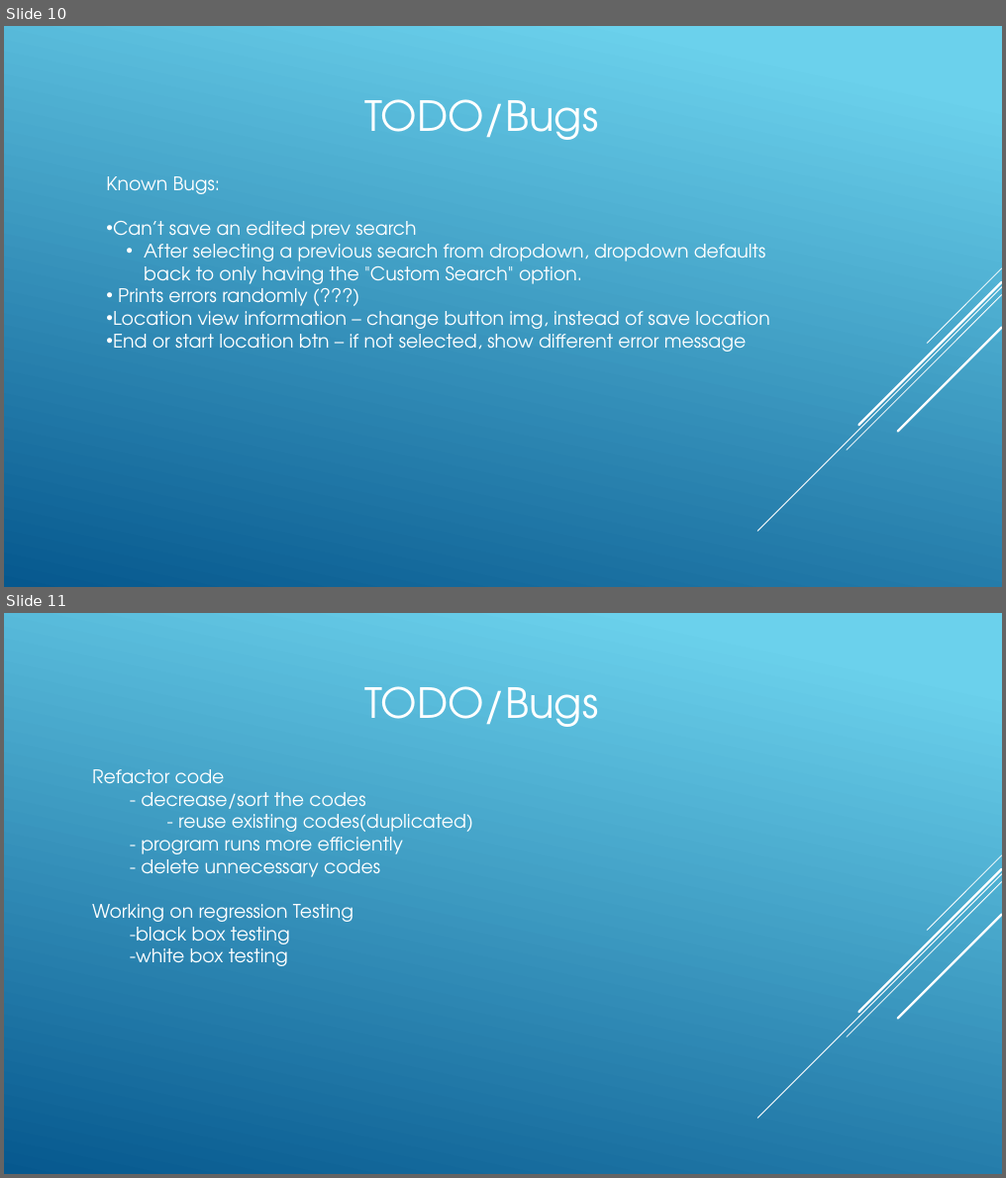
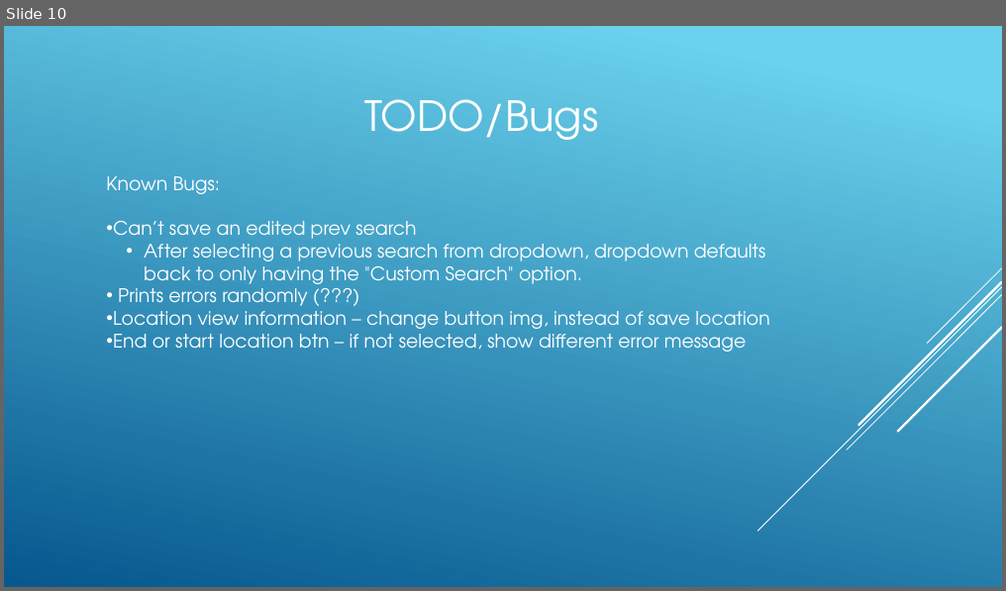
Before and after one commit to spawndys/Cava, a slide deck: Presentation.pptx. Shown one above the other, each under a label of ours: slides 10 and 11 before the commit, slide 10 after it. The pictures are 1006x1178 and 1006x591 pixels, drawn with LibreOffice and Linux fonts; fonts in the diff are those of the drawing. Boxes give left, top, right and bottom in pixels: in the first picture for what was removed or moved away, otherwise in the second. Text is boxed around its words. In the diff, an @@ line names an element or a change of style, - is before the commit and + after.

```diff
--- a/Presentation.pptx
+++ b/Presentation.pptx
@@ slide 11 removed at bbox=[4, 613, 1002, 1174], background gradient #6ED2EB to #06588E; not listed: 5 template elements that a slide beside it also shows @@
@@ text removed at bbox=[364, 686, 598, 727] @@
-TODO/Bugs
@@ text removed at bbox=[92, 769, 473, 966] @@
-Refactor code
-- decrease/sort the codes
-- reuse existing codes(duplicated)
-- program runs more efficiently
-- delete unnecessary codes
-Working on regression Testing
--black box testing
--white box testing
```
Also in this commit, not shown: 1 slide changed.
